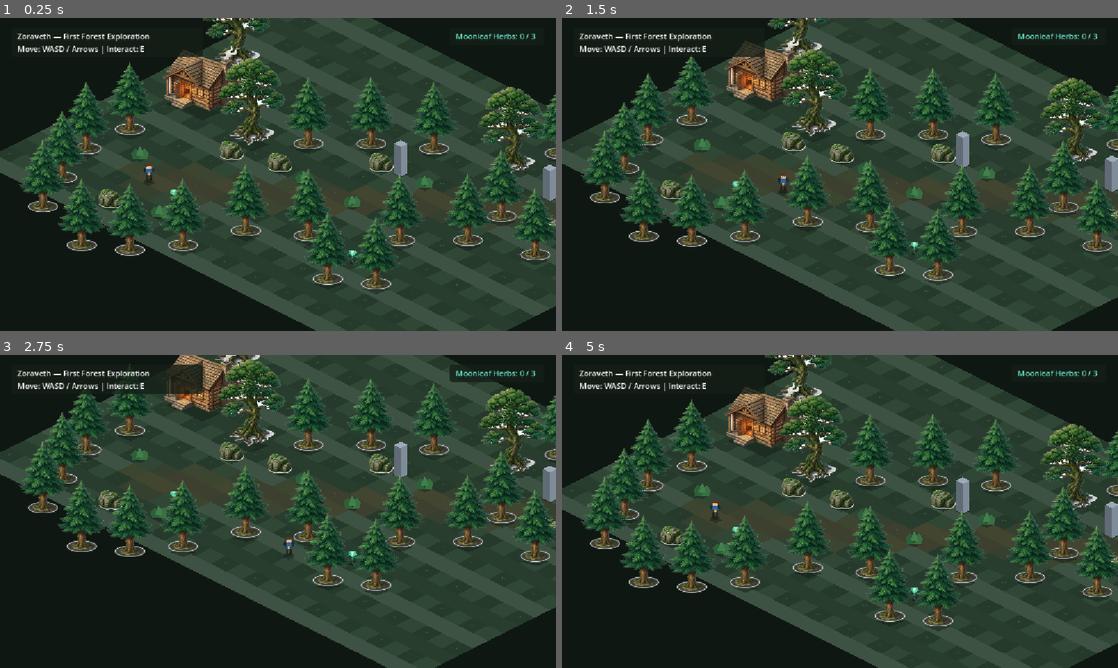
Above: before the commit, frames 1-4 (two rows, left to right).
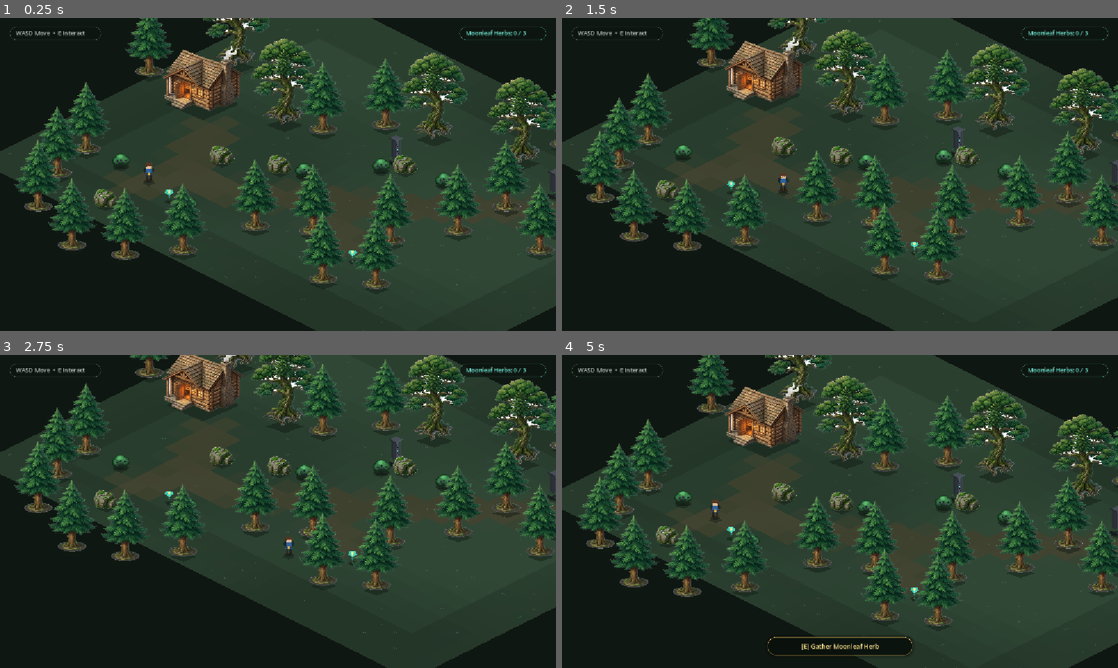
Above: after the commit, the same moments.

Repository: harshitthek/zoraveth
Game: Godot game, scene res://scenes/world.tscn
Same seed, same stepped clock (60 frames per second), same inputs: the game is played once before the commit and once after it.
Inputs:
- Up to frame 1 (0.25 s): no input
- Up to frame 2 (1.5 s): tap Enter (ui_accept) at 0.5, 0.77 s; hold D (move_right) 0.53-1.28 s; hold E (interact) 0.53-1.28 s; hold S (move_down) from 1.28 s (still down); tap E (interact) at 1.35 s
- Up to frame 3 (2.75 s): tap Enter (ui_accept) at 1.52 s; release S (move_down) at 2.03 s; hold D (move_right) from 2.03 s (still down); hold E (interact) from 2.03 s (still down)
- Up to frame 4 (5 s): tap Enter (ui_accept) at 2.75, 3.02, 3.77, 4.52 s; release D (move_right) at 2.78 s; release E (interact) at 2.78 s; hold W (move_up) 2.78-3.53 s; tap E (interact) at 2.85, 4.35 s; hold E (interact) 3.53-4.28 s; hold A (move_left) from 3.53 s (still down)

The runs differ from the first frame. In frame 1, 23% of the frame differs, in the area x 1-100%, y 0-100%; in frame 2, 23%; in frame 3, 23%; in frame 4, 23%.

Commit message:
feat(art): integrate environment art and polish world layout for Phase 5.1
- eliminate diamond checkerboard grid using harmonic spatial terrain clustering
- implement multi-route branched beaten-earth trails connecting meadow, cabin, and runestone
- remove neutral background halos from tree and prop root bases
- add handcrafted painterly bush_forest.png and pillar_ancient.png prop assets
- recompose forest world scene into natural copses and framed clearings
- refine exploration UI with minimalist badges and tactile interaction prompts
- document asset licenses and art direction specifications

Diff:
--- a/scenes/environment/bush.tscn
+++ b/scenes/environment/bush.tscn
@@ -1,24 +1,17 @@
-[gd_scene load_steps=2 format=3]
+[gd_scene load_steps=3 format=3]
 
 [ext_resource type="Script" path="res://scripts/environment/forest_bush.gd" id="1_script"]
+[ext_resource type="Texture2D" path="res://assets/environment/bush_forest.png" id="2_texture"]
 
 [node name="ForestBush" type="Node2D"]
 script = ExtResource("1_script")
 
 [node name="Shadow" type="Polygon2D" parent="."]
 color = Color(0.06, 0.1, 0.07, 0.4)
-polygon = PackedVector2Array(-14, 0, 0, -6, 14, 0, 0, 6)
+polygon = PackedVector2Array(-16, 0, 0, -6, 16, 0, 0, 6)
 
 [node name="Foliage" type="Node2D" parent="."]
 
-[node name="LeafClusterLeft" type="Polygon2D" parent="Foliage"]
-color = Color(0.18, 0.38, 0.22, 1)
-polygon = PackedVector2Array(-14, 0, -18, -12, -10, -22, -2, -18, 0, 0)
-
-[node name="LeafClusterRight" type="Polygon2D" parent="Foliage"]
-color = Color(0.22, 0.44, 0.26, 1)
-polygon = PackedVector2Array(0, 0, 2, -18, 10, -22, 18, -12, 14, 0)
-
-[node name="LeafCenter" type="Polygon2D" parent="Foliage"]
-color = Color(0.26, 0.5, 0.3, 1)
-polygon = PackedVector2Array(-8, -6, -4, -20, 0, -26, 4, -20, 8, -6)
+[node name="Sprite2D" type="Sprite2D" parent="Foliage"]
+position = Vector2(0, -18)
+texture = ExtResource("2_texture")
--- a/scenes/environment/pillar.tscn
+++ b/scenes/environment/pillar.tscn
@@ -1,26 +1,20 @@
-[gd_scene load_steps=2 format=3]
+[gd_scene load_steps=4 format=3]
+
+[ext_resource type="Texture2D" path="res://assets/environment/pillar_ancient.png" id="1_texture"]
 
 [sub_resource type="RectangleShape2D" id="RectangleShape2D_base"]
-size = Vector2(26, 14)
+size = Vector2(24, 12)
 
 [node name="IsometricPillar" type="StaticBody2D"]
 
 [node name="Shadow" type="Polygon2D" parent="."]
 color = Color(0.06, 0.1, 0.07, 0.45)
-polygon = PackedVector2Array(-18, 0, 0, -8, 18, 0, 0, 8)
+polygon = PackedVector2Array(-18, 0, 0, -7, 18, 0, 0, 7)
 
 [node name="CollisionShape2D" type="CollisionShape2D" parent="."]
-position = Vector2(0, -7)
+position = Vector2(0, -6)
 shape = SubResource("RectangleShape2D_base")
 
-[node name="SideLeft" type="Polygon2D" parent="."]
-color = Color(0.38, 0.42, 0.46, 1)
-polygon = PackedVector2Array(-14, 0, 0, 7, 0, -55, -14, -62)
-
-[node name="SideRight" type="Polygon2D" parent="."]
-color = Color(0.5, 0.55, 0.6, 1)
-polygon = PackedVector2Array(0, 7, 14, 0, 14, -62, 0, -55)
-
-[node name="TopCap" type="Polygon2D" parent="."]
-color = Color(0.62, 0.67, 0.72, 1)
-polygon = PackedVector2Array(0, -55, 14, -62, 0, -69, -14, -62)
+[node name="Sprite2D" type="Sprite2D" parent="."]
+position = Vector2(0, -36)
+texture = ExtResource("1_texture")
--- a/scenes/ui/exploration_ui.tscn
+++ b/scenes/ui/exploration_ui.tscn
@@ -2,78 +2,103 @@
 
 [ext_resource type="Script" path="res://scripts/ui/exploration_ui.gd" id="1_script"]
 
-[sub_resource type="StyleBoxFlat" id="StyleBoxFlat_hud"]
-bg_color = Color(0.08, 0.12, 0.09, 0.8)
-corner_radius_top_left = 6
-corner_radius_top_right = 6
-corner_radius_bottom_right = 6
-corner_radius_bottom_left = 6
-
-[sub_resource type="StyleBoxFlat" id="StyleBoxFlat_prompt"]
-bg_color = Color(0.06, 0.1, 0.08, 0.88)
+[sub_resource type="StyleBoxFlat" id="StyleBoxFlat_guide"]
+bg_color = Color(0.05, 0.08, 0.06, 0.78)
 border_width_left = 1
 border_width_top = 1
 border_width_right = 1
 border_width_bottom = 1
-border_color = Color(0.3, 0.7, 0.6, 0.7)
-corner_radius_top_left = 8
-corner_radius_top_right = 8
-corner_radius_bottom_right = 8
-corner_radius_bottom_left = 8
+border_color = Color(0.25, 0.38, 0.3, 0.5)
+corner_radius_top_left = 14
+corner_radius_top_right = 14
+corner_radius_bottom_right = 14
+corner_radius_bottom_left = 14
 
-[sub_resource type="StyleBoxFlat" id="StyleBoxFlat_card"]
-bg_color = Color(0.07, 0.1, 0.09, 0.94)
+[sub_resource type="StyleBoxFlat" id="StyleBoxFlat_badge"]
+bg_color = Color(0.05, 0.08, 0.06, 0.78)
 border_width_left = 1
 border_width_top = 1
 border_width_right = 1
 border_width_bottom = 1
-border_color = Color(0.4, 0.8, 0.85, 0.7)
+border_color = Color(0.22, 0.48, 0.42, 0.55)
+corner_radius_top_left = 14
+corner_radius_top_right = 14
+corner_radius_bottom_right = 14
+corner_radius_bottom_left = 14
+
+[sub_resource type="StyleBoxFlat" id="StyleBoxFlat_prompt"]
+bg_color = Color(0.04, 0.07, 0.05, 0.88)
+border_width_left = 1
+border_width_top = 1
+border_width_right = 1
+border_width_bottom = 1
+border_color = Color(0.78, 0.65, 0.32, 0.65)
+corner_radius_top_left = 16
+corner_radius_top_right = 16
+corner_radius_bottom_right = 16
+corner_radius_bottom_left = 16
+shadow_color = Color(0, 0, 0, 0.45)
+shadow_size = 6
+
+[sub_resource type="StyleBoxFlat" id="StyleBoxFlat_card"]
+bg_color = Color(0.06, 0.09, 0.07, 0.96)
+border_width_left = 1
+border_width_top = 1
+border_width_right = 1
+border_width_bottom = 1
+border_color = Color(0.35, 0.78, 0.82, 0.65)
 corner_radius_top_left = 10
 corner_radius_top_right = 10
 corner_radius_bottom_right = 10
 corner_radius_bottom_left = 10
-shadow_color = Color(0, 0, 0, 0.5)
-shadow_size = 12
+shadow_color = Color(0, 0, 0, 0.55)
+shadow_size = 14
 
 [node name="ExplorationUI" type="CanvasLayer"]
 script = ExtResource("1_script")
 
 [node name="ControlGuide" type="PanelContainer" parent="."]
-offset_left = 24.0
-offset_top = 20.0
-offset_right = 420.0
-offset_bottom = 66.0
-theme_override_styles/panel = SubResource("StyleBoxFlat_hud")
+offset_left = 20.0
+offset_top = 18.0
+offset_right = 210.0
+offset_bottom = 46.0
+theme_override_styles/panel = SubResource("StyleBoxFlat_guide")
 
 [node name="Margin" type="MarginContainer" parent="ControlGuide"]
 layout_mode = 2
 theme_override_constants/margin_left = 12
-theme_override_constants/margin_top = 6
+theme_override_constants/margin_top = 4
 theme_override_constants/margin_right = 12
-theme_override_constants/margin_bottom = 6
+theme_override_constants/margin_bottom = 4
 
 [node name="GuideLabel" type="Label" parent="ControlGuide/Margin"]
 layout_mode = 2
-text = "Zoraveth — First Forest Exploration
-Move: WASD / Arrows | Interact: E"
+theme_override_colors/font_color = Color(0.78, 0.84, 0.8, 0.9)
+theme_override_font_sizes/font_size = 12
+text = "WASD Move  •  E Interact"
 
 [node name="CounterBadge" type="PanelContainer" parent="."]
-offset_left = 932.0
-offset_top = 20.0
-offset_right = 1128.0
-offset_bottom = 56.0
-theme_override_styles/panel = SubResource("StyleBoxFlat_hud")
+anchors_preset = 1
+anchor_left = 1.0
+anchor_right = 1.0
+offset_left = -200.0
+offset_top = 18.0
+offset_right = -20.0
+offset_bottom = 46.0
+grow_horizontal = 0
+theme_override_styles/panel = SubResource("StyleBoxFlat_badge")
 
 [node name="Margin" type="MarginContainer" parent="CounterBadge"]
 layout_mode = 2
 theme_override_constants/margin_left = 12
-theme_override_constants/margin_top = 6
+theme_override_constants/margin_top = 4
 theme_override_constants/margin_right = 12
-theme_override_constants/margin_bottom = 6
+theme_override_constants/margin_bottom = 4
 
 [node name="CounterLabel" type="Label" parent="CounterBadge/Margin"]
 layout_mode = 2
-theme_override_colors/font_color = Color(0.4, 0.9, 0.8, 1)
+theme_override_colors/font_color = Color(0.45, 0.92, 0.84, 1)
+theme_override_font_sizes/font_size = 12
 text = "Moonleaf Herbs: 0 / 3"
 
 [node name="PromptContainer" type="PanelContainer" parent="."]
@@ -83,24 +108,25 @@
 anchor_top = 1.0
 anchor_right = 0.5
 anchor_bottom = 1.0
-offset_left = -160.0
-offset_top = -68.0
-offset_right = 160.0
-offset_bottom = -28.0
+offset_left = -150.0
+offset_top = -64.0
+offset_right = 150.0
+offset_bottom = -26.0
 grow_horizontal = 2
 grow_vertical = 0
 theme_override_styles/panel = SubResource("StyleBoxFlat_prompt")
 
 [node name="Margin" type="MarginContainer" parent="PromptContainer"]
 layout_mode = 2
-theme_override_constants/margin_left = 14
-theme_override_constants/margin_top = 6
-theme_override_constants/margin_right = 14
-theme_override_constants/margin_bottom = 6
+theme_override_constants/margin_left = 16
+theme_override_constants/margin_top = 5
+theme_override_constants/margin_right = 16
+theme_override_constants/margin_bottom = 5
 
 [node name="PromptLabel" type="Label" parent="PromptContainer/Margin"]
 layout_mode = 2
-theme_override_colors/font_color = Color(0.95, 0.9, 0.55, 1)
+theme_override_colors/font_color = Color(0.98, 0.88, 0.55, 1)
+theme_override_font_sizes/font_size = 13
 text = "[E] Gather Moonleaf Herb"
 horizontal_alignment = 1
 
--- a/scenes/world.tscn
+++ b/scenes/world.tscn
@@ -43,22 +43,22 @@
 position = Vector2(240, 420)
 
 [node name="TreeEntryNW2" parent="SortableEntities" instance=ExtResource("5_tree")]
-position = Vector2(190, 480)
+position = Vector2(180, 470)
 
 [node name="TreeEntryW" parent="SortableEntities" instance=ExtResource("5_tree")]
-position = Vector2(150, 540)
+position = Vector2(140, 540)
 
 [node name="TreeEntrySW" parent="SortableEntities" instance=ExtResource("5_tree")]
-position = Vector2(230, 620)
+position = Vector2(210, 620)
 
 [node name="TreeEntryS" parent="SortableEntities" instance=ExtResource("5_tree")]
-position = Vector2(330, 630)
+position = Vector2(320, 640)
 
 [node name="TreeEntrySE" parent="SortableEntities" instance=ExtResource("5_tree")]
-position = Vector2(440, 620)
+position = Vector2(440, 630)
 
 [node name="TreeEntryN" parent="SortableEntities" instance=ExtResource("5_tree")]
-position = Vector2(330, 380)
+position = Vector2(370, 260)
 
 [node name="TreeEntryNE" parent="SortableEntities" instance=ExtResource("14_tree_ancient")]
 position = Vector2(550, 240)
@@ -67,64 +67,64 @@
 position = Vector2(480, 330)
 
 [node name="RockEntry1" parent="SortableEntities" instance=ExtResource("7_rock")]
-position = Vector2(290, 530)
+position = Vector2(280, 530)
 
 [node name="RockEntry2" parent="SortableEntities" instance=ExtResource("7_rock")]
-position = Vector2(540, 430)
+position = Vector2(520, 440)
 
 [node name="BushEntry1" parent="SortableEntities" instance=ExtResource("8_bush")]
-position = Vector2(350, 430)
+position = Vector2(310, 450)
 
 [node name="BushEntry2" parent="SortableEntities" instance=ExtResource("8_bush")]
-position = Vector2(390, 550)
+position = Vector2(450, 540)
 
 [node name="HerbEntry" parent="SortableEntities" instance=ExtResource("9_herb")]
-position = Vector2(420, 520)
+position = Vector2(410, 520)
 
 [node name="TreeRouteN1" parent="SortableEntities" instance=ExtResource("14_tree_ancient")]
-position = Vector2(580, 400)
+position = Vector2(650, 360)
 
 [node name="TreeRouteN2" parent="SortableEntities" instance=ExtResource("5_tree")]
-position = Vector2(700, 410)
+position = Vector2(730, 380)
 
 [node name="TreeRouteN3" parent="SortableEntities" instance=ExtResource("5_tree")]
-position = Vector2(830, 410)
-
-[node name="TreeRouteN4" parent="SortableEntities" instance=ExtResource("5_tree")]
-position = Vector2(960, 420)
+position = Vector2(860, 370)
+
+[node name="TreeRouteN4" parent="SortableEntities" instance=ExtResource("14_tree_ancient")]
+position = Vector2(960, 390)
 
 [node name="TreeRouteS1" parent="SortableEntities" instance=ExtResource("5_tree")]
-position = Vector2(570, 590)
+position = Vector2(590, 580)
 
 [node name="TreeRouteS2" parent="SortableEntities" instance=ExtResource("5_tree")]
-position = Vector2(700, 600)
+position = Vector2(710, 590)
 
 [node name="TreeRouteS3" parent="SortableEntities" instance=ExtResource("5_tree")]
-position = Vector2(890, 610)
+position = Vector2(870, 610)
 
 [node name="TreeRouteS4" parent="SortableEntities" instance=ExtResource("5_tree")]
-position = Vector2(1030, 610)
+position = Vector2(1010, 590)
 
 [node name="RockRoute1" parent="SortableEntities" instance=ExtResource("7_rock")]
-position = Vector2(640, 455)
+position = Vector2(640, 460)
 
 [node name="RockRoute2" parent="SortableEntities" instance=ExtResource("7_rock")]
-position = Vector2(850, 455)
+position = Vector2(900, 460)
 
 [node name="BushRoute1" parent="SortableEntities" instance=ExtResource("8_bush")]
-position = Vector2(690, 480)
+position = Vector2(690, 470)
 
 [node name="BushRoute2" parent="SortableEntities" instance=ExtResource("8_bush")]
-position = Vector2(790, 530)
+position = Vector2(850, 460)
 
 [node name="BushRoute3" parent="SortableEntities" instance=ExtResource("8_bush")]
-position = Vector2(940, 490)
+position = Vector2(980, 490)
 
 [node name="PillarRoute" parent="SortableEntities" instance=ExtResource("6_pillar")]
-position = Vector2(890, 460)
+position = Vector2(880, 440)
 
 [node name="TreeAlcove1" parent="SortableEntities" instance=ExtResource("5_tree")]
-position = Vector2(740, 690)
+position = Vector2(730, 690)
 
 [node name="TreeAlcove2" parent="SortableEntities" instance=ExtResource("5_tree")]
 position = Vector2(840, 700)
@@ -136,37 +136,37 @@
 position = Vector2(740, 640)
 
 [node name="TreeGroveNW" parent="SortableEntities" instance=ExtResource("14_tree_ancient")]
-position = Vector2(1120, 460)
+position = Vector2(1140, 440)
 
 [node name="TreeGroveN1" parent="SortableEntities" instance=ExtResource("5_tree")]
-position = Vector2(1220, 430)
+position = Vector2(1230, 410)
 
 [node name="TreeGroveN2" parent="SortableEntities" instance=ExtResource("5_tree")]
-position = Vector2(1330, 430)
+position = Vector2(1310, 410)
 
 [node name="TreeGroveNE" parent="SortableEntities" instance=ExtResource("5_tree")]
-position = Vector2(1420, 470)
+position = Vector2(1400, 450)
 
 [node name="TreeGroveE" parent="SortableEntities" instance=ExtResource("14_tree_ancient")]
-position = Vector2(1460, 550)
+position = Vector2(1460, 540)
 
 [node name="TreeGroveSE" parent="SortableEntities" instance=ExtResource("5_tree")]
-position = Vector2(1410, 640)
+position = Vector2(1410, 630)
 
 [node name="TreeGroveS" parent="SortableEntities" instance=ExtResource("5_tree")]
-position = Vector2(1300, 660)
+position = Vector2(1310, 660)
 
 [node name="TreeGroveSW" parent="SortableEntities" instance=ExtResource("5_tree")]
-position = Vector2(1170, 640)
+position = Vector2(1180, 630)
 
 [node name="TreeGroveW" parent="SortableEntities" instance=ExtResource("5_tree")]
-position = Vector2(1100, 560)
+position = Vector2(1110, 540)
 
 [node name="PillarGroveLeft" parent="SortableEntities" instance=ExtResource("6_pillar")]
-position = Vector2(1200, 510)
+position = Vector2(1210, 510)
 
 [node name="PillarGroveRight" parent="SortableEntities" instance=ExtResource("6_pillar")]
-position = Vector2(1330, 510)
+position = Vector2(1320, 510)
 
 [node name="AncientRunestone" parent="SortableEntities" instance=ExtResource("10_runestone")]
 position = Vector2(1264, 545)
@@ -178,10 +178,10 @@
 position = Vector2(1210, 590)
 
 [node name="BushGrove1" parent="SortableEntities" instance=ExtResource("8_bush")]
-position = Vector2(1240, 490)
+position = Vector2(1230, 490)
 
 [node name="BushGrove2" parent="SortableEntities" instance=ExtResource("8_bush")]
-position = Vector2(1330, 560)
+position = Vector2(1300, 560)
 
 [node name="Player" parent="SortableEntities" instance=ExtResource("4_player")]
 position = Vector2(368, 480)
--- a/scripts/world/isometric_ground.gd
+++ b/scripts/world/isometric_ground.gd
@@ -54,26 +54,23 @@
 		grid_line_color = value
 		queue_redraw()
 
-# Key waypoints along the winding forest route in tile coordinates
-var _path_waypoints: Array[Vector2] = [
-	Vector2(6, 17),   # Entry clearing
-	Vector2(10, 15),  # Clearing exit
-	Vector2(13, 13),  # Woodland curve
-	Vector2(16, 10),  # Central woodland passage
-	Vector2(19, 8),   # Northward bend
-	Vector2(23, 6)    # Ancient discovery grove
+# Key waypoints along the winding forest route and branches in tile coordinates
+var _trail_routes: Array[PackedVector2Array] = [
+	# Main forest route from Entry Meadow to Ancient Discovery Grove
+	PackedVector2Array([
+		Vector2(6, 18), Vector2(7, 16), Vector2(10, 15),
+		Vector2(13, 13), Vector2(16, 11), Vector2(19, 8), Vector2(22, 6)
+	]),
+	# Cabin approach branch connecting meadow to cabin doorway
+	PackedVector2Array([Vector2(7, 16), Vector2(6, 14), Vector2(5, 12)]),
+	# Secluded alcove branch connecting woodland trail to herb grove
+	PackedVector2Array([Vector2(13, 13), Vector2(15, 14), Vector2(17, 15)])
 ]
 
 
 func _draw() -> void:
 	var half_w: float = tile_width * 0.5
 	var half_h: float = tile_height * 0.5
-	var grass_palette: Array[Color] = [
-		tile_color_a.darkened(0.06),
-		tile_color_a,
-		tile_color_b,
-		tile_color_b.lightened(0.06)
-	]
 
 	for gy in range(grid_size.y):
 		for gx in range(grid_size.x):
@@ -83,50 +80,52 @@
 			var cx: float = grid_origin.x + (float(gx) - float(gy)) * half_w
 			var cy: float = grid_origin.y + (float(gx) + float(gy)) * half_h
 
-			var top: Vector2 = Vector2(cx, cy - half_h)
-			var right: Vector2 = Vector2(cx + half_w, cy)
-			var bottom: Vector2 = Vector2(cx, cy + half_h)
-			var left: Vector2 = Vector2(cx - half_w, cy)
+			var poly: PackedVector2Array = PackedVector2Array([
+				Vector2(cx, cy - half_h), Vector2(cx + half_w, cy),
+				Vector2(cx, cy + half_h), Vector2(cx - half_w, cy)
+			])
 
-			var poly: PackedVector2Array = PackedVector2Array([top, right, bottom, left])
-			var seed_val: int = (gx * 17 + gy * 31) ^ (gx * 7)
+			# Smooth harmonic spatial variation eliminates the checkerboard
+			var harmonic: float = sin(gx * 0.28 + gy * 0.22) * 0.5 + cos(gx * 0.15 - gy * 0.3) * 0.5
+			var base_grass: Color = tile_color_a.lerp(tile_color_b, clampf(harmonic + 0.5, 0.0, 1.0))
+			if gx < 3 or gy < 3 or gx > grid_size.x - 4 or gy > grid_size.y - 4:
+				base_grass = base_grass.darkened(0.12)
 
+			# Soft transitional path blending
 			var fill_color: Color
-			if path_dist <= 0.85:
-				fill_color = path_color_a if (seed_val % 2 == 0) else path_color_b
-			elif path_dist <= 1.4:
-				fill_color = Color(0.21, 0.25, 0.18, 1.0) if (seed_val % 2 == 0) else Color(0.23, 0.27, 0.19, 1.0)
+			if path_dist <= 0.8:
+				fill_color = path_color_a.lerp(path_color_b, 0.5 + sin(gx * 0.8 + gy * 0.5) * 0.3)
+			elif path_dist <= 1.45:
+				var t: float = (path_dist - 0.8) / 0.65
+				fill_color = path_color_b.darkened(0.05).lerp(base_grass, t)
 			else:
-				var tone_idx: int = absi(seed_val) % grass_palette.size()
-				fill_color = grass_palette[tone_idx]
+				fill_color = base_grass
 
 			draw_colored_polygon(poly, fill_color)
 
 			# Subtle painterly micro-details
-			if path_dist <= 0.85:
-				if (seed_val % 3 == 0):
-					draw_circle(Vector2(cx + 2.0, cy - 1.0), 1.2, Color(0.38, 0.35, 0.26, 0.6))
-			elif path_dist > 1.4 and (seed_val % 4 == 0):
+			var seed_val: int = (gx * 17 + gy * 31) ^ (gx * 7)
+			if path_dist <= 0.8 and (seed_val % 4 == 0):
+				draw_circle(Vector2(cx + 1.0, cy - 1.0), 1.5, Color(0.38, 0.35, 0.26, 0.7))
+			elif path_dist > 1.45 and (seed_val % 5 == 0):
 				draw_line(Vector2(cx - 2.0, cy), Vector2(cx - 3.0, cy - 3.5), Color(0.28, 0.42, 0.30, 0.6), 1.0)
 				draw_line(Vector2(cx + 1.0, cy), Vector2(cx + 3.0, cy - 4.0), Color(0.25, 0.38, 0.27, 0.6), 1.0)
 
 
 func _get_min_path_dist(pt: Vector2) -> float:
-	var min_dist: float = INF
-	for i in range(_path_waypoints.size() - 1):
-		var p1: Vector2 = _path_waypoints[i]
-		var p2: Vector2 = _path_waypoints[i + 1]
-		var d: float = _dist_to_segment(pt, p1, p2)
-		if d < min_dist:
-			min_dist = d
-	return min_dist
+	var min_d: float = INF
+	for route in _trail_routes:
+		for i in range(route.size() - 1):
+			var d: float = _dist_to_segment(pt, route[i], route[i + 1])
+			if d < min_d:
+				min_d = d
+	return min_d
 
 
 func _dist_to_segment(p: Vector2, a: Vector2, b: Vector2) -> float:
 	var ab: Vector2 = b - a
-	var ab_len_sq: float = ab.length_squared()
-	if ab_len_sq == 0.0:
+	var len_sq: float = ab.length_squared()
+	if len_sq == 0.0:
 		return p.distance_to(a)
-	var t: float = clampf((p - a).dot(ab) / ab_len_sq, 0.0, 1.0)
-	var proj: Vector2 = a + t * ab
-	return p.distance_to(proj)
+	var t: float = clampf((p - a).dot(ab) / len_sq, 0.0, 1.0)
+	return p.distance_to(a + t * ab)
Binary file added: assets/environment/bush_forest.png
Not shown, added: assets/environment/bush_forest.png.import
Binary file added: assets/environment/pillar_ancient.png
Not shown, added: assets/environment/pillar_ancient.png.import
Binary file changed: assets/environment/rock_mossy.png
Binary file changed: assets/environment/tree_ancient.png
Binary file changed: assets/environment/tree_pine.png
Binary file changed: assets/interactables/runestone_ancient.png
Not shown, changed: README.md
Not shown, changed: docs/CHANGELOG.md
Not shown, changed: docs/art-direction.md
Not shown, changed: docs/asset-licenses.md
(and 1 more such lines)
